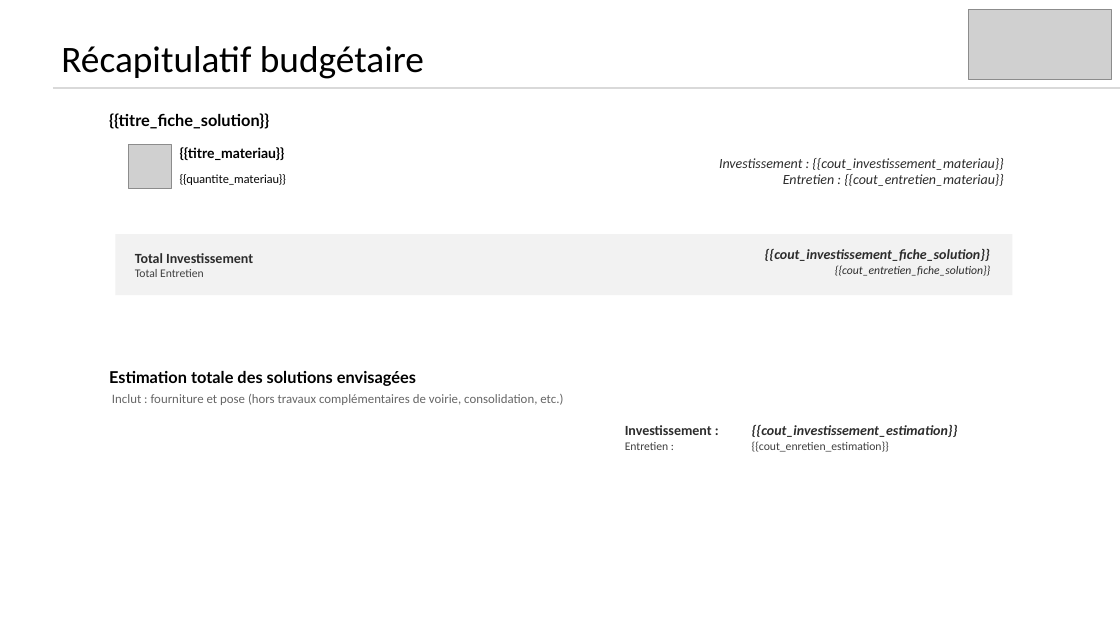
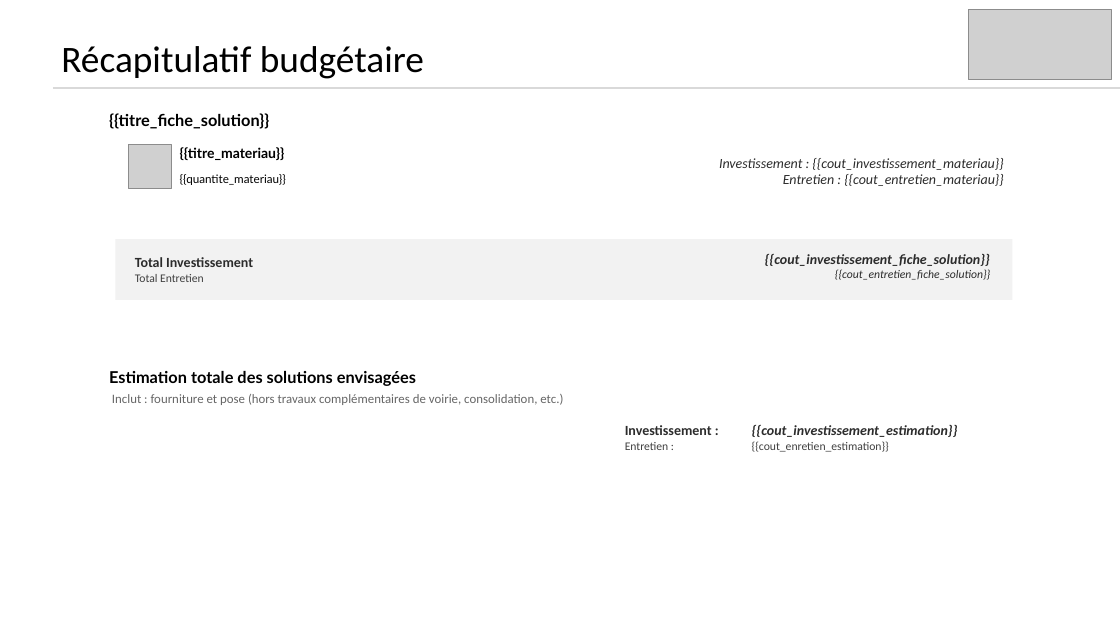
Before and after one commit to incubateur-ademe/plusfraichemaville-site, a slide deck: slide 6 of public/templates/template_synthese_projet.pptx. Drawn at 1120x630 pixels with LibreOffice and Linux fonts; fonts in the diff are those of the drawing; grey boxes stand for pictures. Boxes give left, top, right and bottom in pixels: in the first picture for what was removed or moved away, otherwise in the second. Text is boxed around its words. In the diff, an @@ line names an element or a change of style, - is before the commit and + after.

```diff
--- a/public/templates/template_synthese_projet.pptx
+++ b/public/templates/template_synthese_projet.pptx
@@ 2 texts, 1 rectangle: place and size @@
-2 texts, 1 rectangle at (115, 234, 1012, 296)
+2 texts, 1 rectangle at (115, 239, 1012, 301)
```
Also in this commit, not shown: 1 other file.
